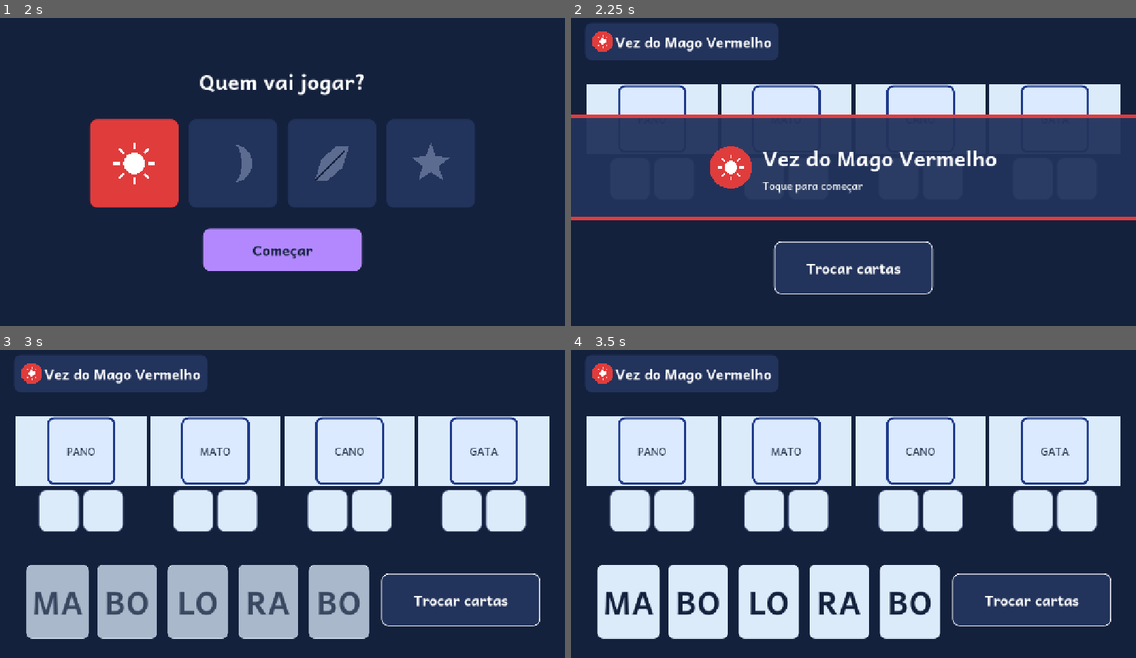
Above: before the commit, frames 1-4 (two rows, left to right).
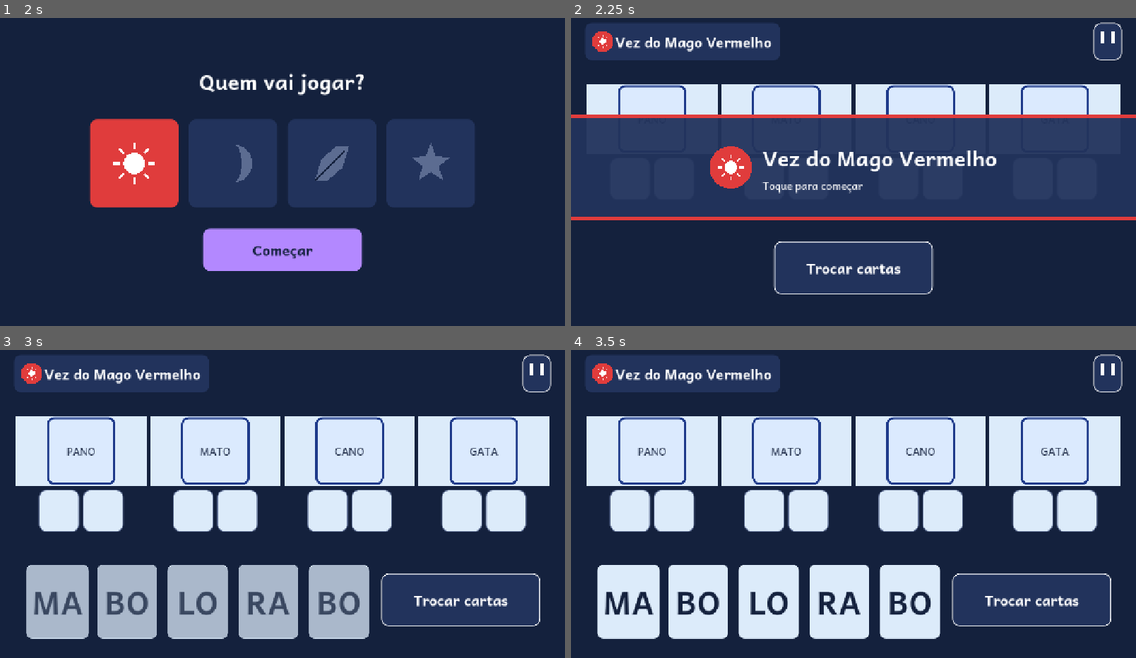
Above: after the commit, the same moments.

Repository: georginho1/cofre-magico
Game: Godot game, scene res://cenas/menu/menu.tscn
Two runs of this game, one before a commit and one after it. Both use one fixed random seed, a clock stepped at 60 frames per second and the inputs below.
Inputs (mouse positions are in pixels of both pictures, inside the frame that each line leads up to):
- Up to frame 1 (2 s): click "Jogar" at 0.5 s; click (135, 144) at 1.25 s
- Up to frame 2 (2.25 s): click "Começar" at 2 s
- Up to frame 3 (3 s): click (536, 374) at 2.77 s
- Up to frame 4 (3.5 s): no input

Frame 1 is identical in both runs. In frame 2, 0.6% of the frame differs, in the area x 36-98%, y 1-14%; in frame 3, 0.6%; in frame 4, 0.6%.

Commit message:
feat(02-03): pontos no indicador, pulso do botao Trocar e pausa com confirmacao
- Indicador mostra so pontos do mago da vez como icones
- Botao Trocar violeta e pulsante sem jogada
- PainelPausa, BotaoPausa e ao_voltar() para Esc/voltar do Android
- Testes de pontos, pulso, voltar e sair

Co-Authored-By: Claude Sonnet 5.5 <noreply@anthropic.com>

Diff:
--- a/cenas/mesa/mesa.gd
+++ b/cenas/mesa/mesa.gd
@@ -14,6 +14,7 @@
 var _ocupado: bool = false
 var _cartas: Array[Button] = []
 var _senhas: Array[SenhaVisual] = []
+var _tween_botao: Tween
 
 @onready var _linha_senhas: HBoxContainer = $Margem/Coluna/CentroSenhas/LinhaSenhas
 @onready var _mao: HBoxContainer = $Margem/Coluna/FaixaMao/Mao
@@ -24,6 +25,9 @@
 @onready var _bloqueio: Control = $Bloqueio
 @onready var _faixa: FaixaVez = $FaixaVez
 @onready var _mensagem_erro: Label = $MensagemErro
+@onready var _pontos: IconesPonto = $Margem/Coluna/Barra/Indicador/Caixa/Pontos
+@onready var _botao_pausa: Button = $Margem/Coluna/Barra/BotaoPausa
+@onready var _pausa: PainelPausa = $PainelPausa
 
 
 func _ready() -> void:
@@ -43,6 +47,11 @@
 		_senhas.append(senha)
 	_botao_trocar.pressed.connect(_ao_tocar_trocar)
 	_faixa.pressed.connect(_ao_faixa_tocada)
+	_botao_trocar.resized.connect(_ajustar_pivot_botao)
+	_ajustar_pivot_botao()
+	_botao_pausa.pressed.connect(_abrir_pausa)
+	_pausa.continuar.connect(_fechar_pausa)
+	_pausa.sair.connect(_ao_sair)
 	_mostrar_faixa()
 
 
@@ -59,6 +68,7 @@
 
 
 func _mostrar_faixa() -> void:
+	_pulsar_botao(false)
 	_definir_ocupado(true)
 	_mao.visible = false
 	var id: int = Sessao.id_do_indice(_partida.jogador_atual)
@@ -66,17 +76,65 @@
 	_faixa.visible = true
 	_circulo.configurar(id, Magos.COR_TEXTO[id], true, false)
 	_rotulo_vez.text = "Vez do Mago %s" % Magos.NOME[id]
+	_pontos.configurar(0, Magos.COR[id], 24)
 
 
 func _ao_faixa_tocada() -> void:
 	_faixa.visible = false
 	_reconstruir_mao()
+	_atualizar_indicador()
 	_mao.modulate.a = 0.0
 	_mao.visible = true
 	var tw: Tween = create_tween()
 	tw.tween_property(_mao, "modulate:a", 1.0, 0.2)
 	_selecionada = -1
 	_definir_ocupado(false)
+	_pulsar_botao(not _partida.existe_jogada())
+
+
+## Indicador so do mago da vez: cor, simbolo, nome e pontos como icones (D-10, D-11).
+func _atualizar_indicador() -> void:
+	var id: int = Sessao.id_do_indice(_partida.jogador_atual)
+	_circulo.configurar(id, Magos.COR_TEXTO[id], true, false)
+	_rotulo_vez.text = "Vez do Mago %s" % Magos.NOME[id]
+	_pontos.configurar(_partida.jogadores[_partida.jogador_atual].pontos, Magos.COR[id], 24)
+
+
+func _ajustar_pivot_botao() -> void:
+	_botao_trocar.pivot_offset = _botao_trocar.size / 2.0
+
+
+## Destaque sem alarme: violeta e pulso de escala quando nao ha jogada (MESA-07).
+func _pulsar_botao(ligar: bool) -> void:
+	if _tween_botao != null and _tween_botao.is_valid():
+		_tween_botao.kill()
+	_botao_trocar.scale = Vector2.ONE
+	_botao_trocar.theme_type_variation = &"BotaoPrimario" if ligar else &"BotaoSecundario"
+	if ligar:
+		_tween_botao = create_tween().set_loops()
+		_tween_botao.tween_property(_botao_trocar, "scale", Vector2(1.06, 1.06), 0.4)
+		_tween_botao.tween_property(_botao_trocar, "scale", Vector2.ONE, 0.4)
+
+
+func _abrir_pausa() -> void:
+	_pausa.abrir()
+
+
+func _fechar_pausa() -> void:
+	_pausa.fechar()
+
+
+func _ao_sair() -> void:
+	Sessao.limpar()
+	Sessao.ir_para(Sessao.CENA_MENU)
+
+
+## Esc e botao voltar do Android chegam aqui via Sessao; nunca encerra sem perguntar (COFR-05).
+func ao_voltar() -> void:
+	if _pausa.esta_aberto():
+		_pausa.voltar()
+	else:
+		_abrir_pausa()
 
 
 func _reconstruir_mao() -> void:
@@ -166,6 +224,8 @@
 			_mostrar_faixa()
 		_:
 			_definir_ocupado(false)
+			_atualizar_indicador()
+			_pulsar_botao(not _partida.existe_jogada())
 
 
 func _criar_fantasma(carta: Button) -> Button:
@@ -215,6 +275,7 @@
 	if _ocupado:
 		return
 	_definir_ocupado(true)
+	_pulsar_botao(false)
 	_limpar_destaques()
 	var tw: Tween = create_tween().set_parallel(true)
 	for c in _cartas:
--- a/cenas/mesa/mesa.tscn
+++ b/cenas/mesa/mesa.tscn
@@ -1,8 +1,11 @@
-[gd_scene load_steps=4 format=3]
+[gd_scene load_steps=7 format=3]
 
 [ext_resource type="Script" path="res://cenas/mesa/mesa.gd" id="1_mesa"]
 [ext_resource type="Script" path="res://cenas/comum/simbolo_mago.gd" id="2_sm"]
 [ext_resource type="PackedScene" path="res://cenas/mesa/faixa_vez.tscn" id="3_fv"]
+
+[ext_resource type="Script" path="res://cenas/comum/icones_ponto.gd" id="4_ip"]
+[ext_resource type="PackedScene" path="res://cenas/mesa/painel_pausa.tscn" id="5_pp"]
 
 [node name="Mesa" type="Control"]
 layout_mode = 3
@@ -64,10 +67,42 @@
 theme_type_variation = &"Rotulo32"
 text = "Vez do Mago"
 
+[node name="Pontos" type="Control" parent="Margem/Coluna/Barra/Indicador/Caixa"]
+custom_minimum_size = Vector2(0, 24)
+layout_mode = 2
+size_flags_vertical = 4
+mouse_filter = 2
+script = ExtResource("4_ip")
+
 [node name="Espacador" type="Control" parent="Margem/Coluna/Barra"]
 layout_mode = 2
 size_flags_horizontal = 3
 mouse_filter = 2
+
+[node name="BotaoPausa" type="Button" parent="Margem/Coluna/Barra"]
+custom_minimum_size = Vector2(64, 64)
+layout_mode = 2
+focus_mode = 0
+tooltip_text = "Pausa"
+theme_type_variation = &"BotaoSecundario"
+
+[node name="Barra1" type="ColorRect" parent="Margem/Coluna/Barra/BotaoPausa"]
+layout_mode = 0
+offset_left = 17.0
+offset_top = 18.0
+offset_right = 25.0
+offset_bottom = 46.0
+mouse_filter = 2
+color = Color(1, 1, 1, 1)
+
+[node name="Barra2" type="ColorRect" parent="Margem/Coluna/Barra/BotaoPausa"]
+layout_mode = 0
+offset_left = 39.0
+offset_top = 18.0
+offset_right = 47.0
+offset_bottom = 46.0
+mouse_filter = 2
+color = Color(1, 1, 1, 1)
 
 [node name="CentroSenhas" type="CenterContainer" parent="Margem/Coluna"]
 custom_minimum_size = Vector2(0, 320)
@@ -132,3 +167,6 @@
 theme_override_font_sizes/font_size = 24
 text = "Algo deu errado. Toque para voltar ao menu."
 horizontal_alignment = 1
+
+[node name="PainelPausa" parent="." instance=ExtResource("5_pp")]
+layout_mode = 1
--- /dev/null
+++ b/cenas/mesa/painel_pausa.gd
@@ -0,0 +1,48 @@
+class_name PainelPausa
+extends Control
+## Painel modal de pausa com confirmacao de saida (D-16, COFR-05).
+## Nao usa get_tree().paused: o mouse_filter STOP bloqueia a mesa atras.
+
+signal continuar
+signal sair
+
+@onready var _estado_pausa: Control = $Centro/Painel/Conteudo/EstadoPausa
+@onready var _estado_confirmar: Control = $Centro/Painel/Conteudo/EstadoConfirmar
+
+
+func _ready() -> void:
+	($Centro/Painel/Conteudo/EstadoPausa/Continuar as Button).pressed.connect(_ao_continuar)
+	($Centro/Painel/Conteudo/EstadoPausa/Sair as Button).pressed.connect(_ao_pedir_saida)
+	($Centro/Painel/Conteudo/EstadoConfirmar/Sair as Button).pressed.connect(func() -> void: sair.emit())
+	($Centro/Painel/Conteudo/EstadoConfirmar/ContinuarJogando as Button).pressed.connect(_ao_continuar)
+
+
+func abrir() -> void:
+	_estado_pausa.visible = true
+	_estado_confirmar.visible = false
+	visible = true
+
+
+func fechar() -> void:
+	visible = false
+
+
+func esta_aberto() -> bool:
+	return visible
+
+
+## Voltar/Esc com o painel aberto equivale a Continuar, tambem na confirmacao.
+func voltar() -> void:
+	if not visible:
+		return
+	_ao_continuar()
+
+
+func _ao_continuar() -> void:
+	fechar()
+	continuar.emit()
+
+
+func _ao_pedir_saida() -> void:
+	_estado_pausa.visible = false
+	_estado_confirmar.visible = true
--- /dev/null
+++ b/cenas/mesa/painel_pausa.tscn
@@ -0,0 +1,100 @@
+[gd_scene load_steps=2 format=3]
+
+[ext_resource type="Script" path="res://cenas/mesa/painel_pausa.gd" id="1_pp"]
+
+[node name="PainelPausa" type="Control"]
+visible = false
+layout_mode = 3
+anchors_preset = 15
+anchor_right = 1.0
+anchor_bottom = 1.0
+grow_horizontal = 2
+grow_vertical = 2
+mouse_filter = 0
+script = ExtResource("1_pp")
+
+[node name="Escurecer" type="ColorRect" parent="."]
+layout_mode = 1
+anchors_preset = 15
+anchor_right = 1.0
+anchor_bottom = 1.0
+grow_horizontal = 2
+grow_vertical = 2
+mouse_filter = 2
+color = Color(0.0784314, 0.129412, 0.239216, 0.8)
+
+[node name="Centro" type="CenterContainer" parent="."]
+layout_mode = 1
+anchors_preset = 15
+anchor_right = 1.0
+anchor_bottom = 1.0
+grow_horizontal = 2
+grow_vertical = 2
+mouse_filter = 2
+
+[node name="Painel" type="PanelContainer" parent="Centro"]
+custom_minimum_size = Vector2(560, 400)
+layout_mode = 2
+mouse_filter = 0
+theme_type_variation = &"PainelSuperficie"
+
+[node name="Conteudo" type="VBoxContainer" parent="Centro/Painel"]
+layout_mode = 2
+theme_override_constants/separation = 16
+alignment = 1
+
+[node name="EstadoPausa" type="VBoxContainer" parent="Centro/Painel/Conteudo"]
+layout_mode = 2
+theme_override_constants/separation = 16
+alignment = 1
+
+[node name="Titulo" type="Label" parent="Centro/Painel/Conteudo/EstadoPausa"]
+layout_mode = 2
+theme_type_variation = &"Titulo48"
+text = "Pausa"
+horizontal_alignment = 1
+
+[node name="Continuar" type="Button" parent="Centro/Painel/Conteudo/EstadoPausa"]
+custom_minimum_size = Vector2(360, 96)
+layout_mode = 2
+focus_mode = 0
+theme_type_variation = &"BotaoPrimario"
+text = "Continuar"
+
+[node name="Sair" type="Button" parent="Centro/Painel/Conteudo/EstadoPausa"]
+custom_minimum_size = Vector2(360, 96)
+layout_mode = 2
+focus_mode = 0
+theme_type_variation = &"BotaoSecundario"
+text = "Sair da partida"
+
+[node name="EstadoConfirmar" type="VBoxContainer" parent="Centro/Painel/Conteudo"]
+visible = false
+layout_mode = 2
+theme_override_constants/separation = 16
+alignment = 1
+
+[node name="Titulo" type="Label" parent="Centro/Painel/Conteudo/EstadoConfirmar"]
+layout_mode = 2
+theme_type_variation = &"Titulo48"
+text = "Sair da partida?"
+horizontal_alignment = 1
+
+[node name="Aviso" type="Label" parent="Centro/Painel/Conteudo/EstadoConfirmar"]
+layout_mode = 2
+text = "A partida atual será perdida."
+horizontal_alignment = 1
+
+[node name="Sair" type="Button" parent="Centro/Painel/Conteudo/EstadoConfirmar"]
+custom_minimum_size = Vector2(360, 96)
+layout_mode = 2
+focus_mode = 0
+theme_type_variation = &"BotaoSecundario"
+text = "Sair"
+
+[node name="ContinuarJogando" type="Button" parent="Centro/Painel/Conteudo/EstadoConfirmar"]
+custom_minimum_size = Vector2(360, 96)
+layout_mode = 2
+focus_mode = 0
+theme_type_variation = &"BotaoPrimario"
+text = "Continuar jogando"
--- a/testes/unit/test_mesa.gd
+++ b/testes/unit/test_mesa.gd
@@ -71,3 +71,65 @@
 	assert_eq(p.palavras[0].preenchido_por[0], -1)
 	assert_eq(p.jogadores[0].pontos, 0)
 	assert_false(mesa.get_node("FaixaVez").visible)
+
+
+func test_pontos_mostra_icone_do_mago_da_vez_apos_acerto() -> void:
+	var mesa: Control = await _criar_mesa()
+	var p: Partida = Sessao.partida
+	p.jogadores[0].mao[0] = p.palavras[0].silaba(0)
+	await _abrir_mao(mesa)
+	var carta: Button = mesa.get_node(CAMINHO_MAO).get_child(0).get_child(0) as Button
+	carta.pressed.emit()
+	(mesa.get_node(CAMINHO_LINHA).get_child(0) as SenhaVisual).espaco_tocado.emit(0)
+	await wait_seconds(0.8)
+	var faixa: Button = mesa.get_node("FaixaVez") as Button
+	if faixa.visible:
+		faixa.pressed.emit()
+		await wait_frames(2)
+	var pontos: IconesPonto = mesa.get_node("Margem/Coluna/Barra/Indicador/Caixa/Pontos") as IconesPonto
+	assert_eq(pontos.qtd, 1)
+
+
+func test_pulso_do_botao_trocar_so_sem_jogada() -> void:
+	var mesa: Control = await _criar_mesa()
+	var p: Partida = Sessao.partida
+	var mao: Array[String] = p.jogadores[0].mao
+	for i in range(mao.size()):
+		mao[i] = "ZZ"
+	assert_false(p.existe_jogada())
+	await _abrir_mao(mesa)
+	var botao: Button = mesa.get_node("Margem/Coluna/FaixaMao/BotaoTrocar") as Button
+	assert_eq(botao.theme_type_variation, &"BotaoPrimario")
+	assert_false(botao.disabled)
+	p.jogadores[0].mao[0] = p.palavras[0].silaba(0)
+	assert_true(p.existe_jogada())
+	mesa.call("_ao_faixa_tocada")
+	await wait_frames(2)
+	assert_eq(botao.theme_type_variation, &"BotaoSecundario")
+
+
+func test_voltar_abre_e_fecha_pausa_e_confirmacao_volta() -> void:
+	var mesa: Control = await _criar_mesa()
+	var painel: PainelPausa = mesa.get_node("PainelPausa") as PainelPausa
+	assert_false(painel.esta_aberto())
+	mesa.call("ao_voltar")
+	assert_true(painel.esta_aberto())
+	mesa.call("ao_voltar")
+	assert_false(painel.esta_aberto())
+	mesa.call("ao_voltar")
+	(painel.get_node("Centro/Painel/Conteudo/EstadoPausa/Sair") as Button).pressed.emit()
+	assert_true(painel.get_node("Centro/Painel/Conteudo/EstadoConfirmar").visible)
+	mesa.call("ao_voltar")
+	assert_false(painel.esta_aberto())
+	assert_not_null(Sessao.partida)
+
+
+func test_sair_emite_sinal_do_painel() -> void:
+	var mesa: Control = await _criar_mesa()
+	var painel: PainelPausa = mesa.get_node("PainelPausa") as PainelPausa
+	painel.sair.disconnect(mesa.get("_ao_sair"))
+	watch_signals(painel)
+	painel.abrir()
+	(painel.get_node("Centro/Painel/Conteudo/EstadoPausa/Sair") as Button).pressed.emit()
+	(painel.get_node("Centro/Painel/Conteudo/EstadoConfirmar/Sair") as Button).pressed.emit()
+	assert_signal_emitted(painel, "sair")
Not shown, added: cenas/mesa/painel_pausa.gd.uid
